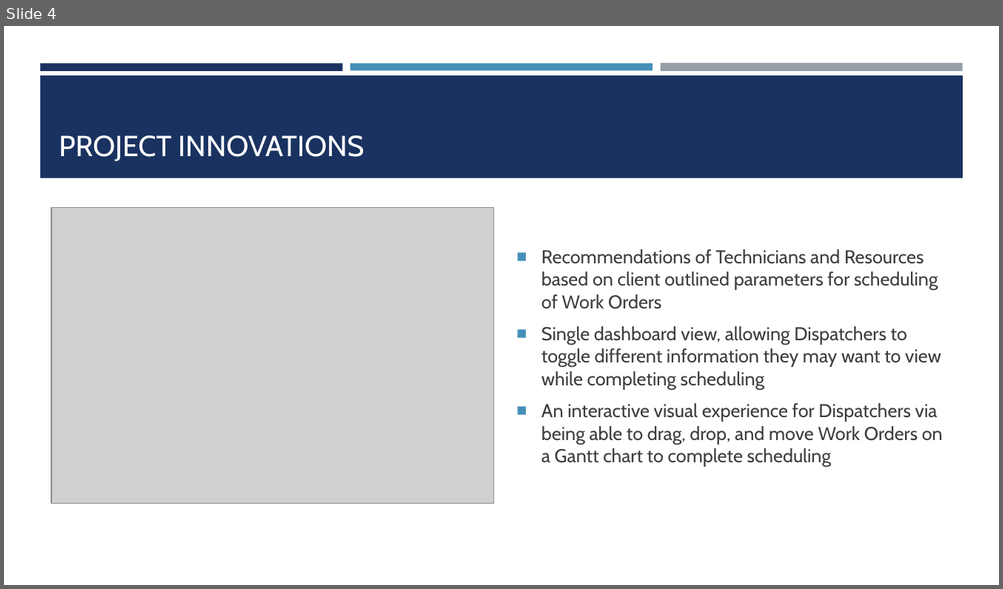
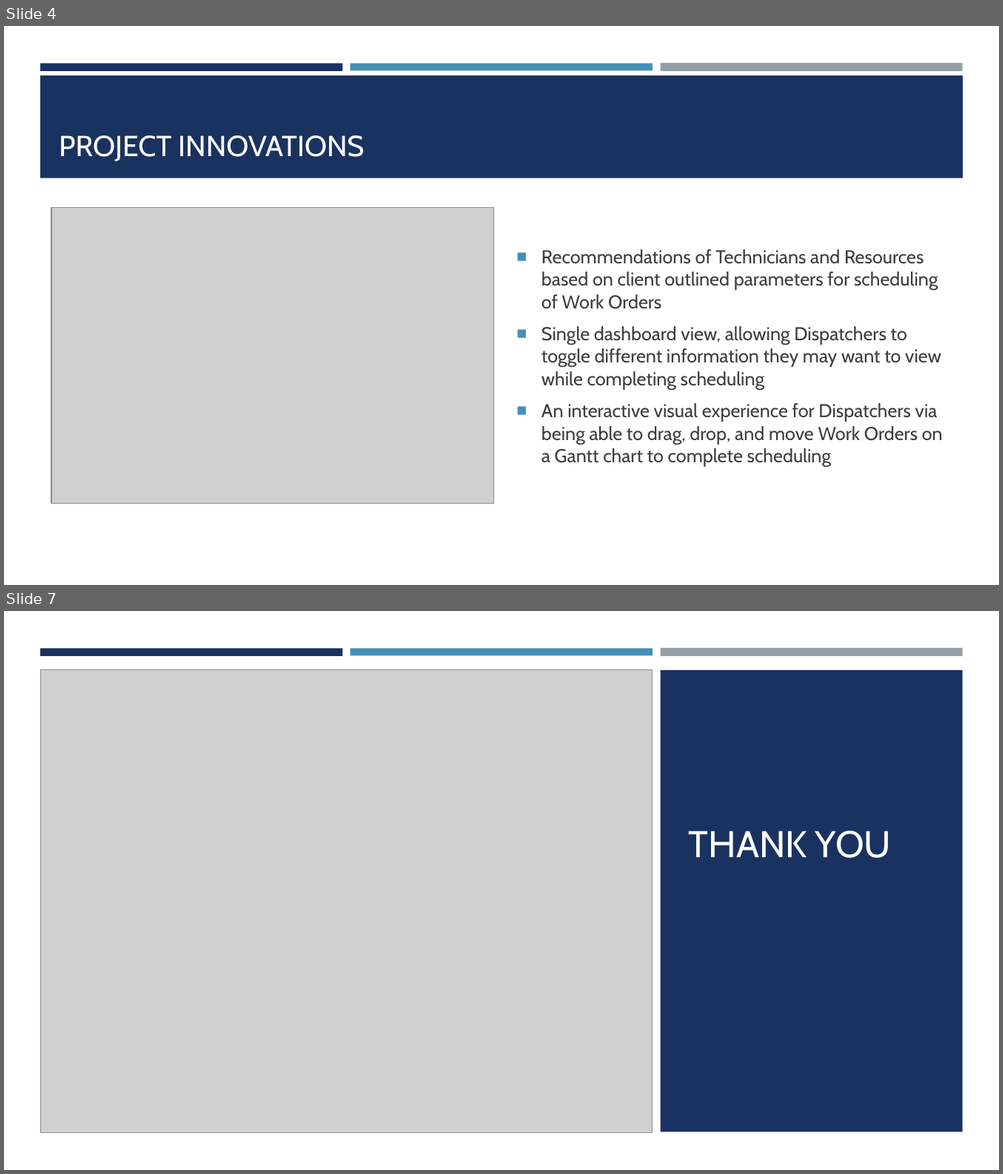
Before and after one commit to cynslcheng/CapstoneDocuments, a slide deck: CapstonePowerPoint.pptx. Shown one above the other, each under a label of ours: slide 4 before the commit, slides 4 and 7 after it; the slides between them are not shown. The pictures are 1003x589 and 1003x1174 pixels, drawn with LibreOffice and Linux fonts; fonts in the diff are those of the drawing; grey boxes stand for pictures. Boxes give left, top, right and bottom in pixels: in the first picture for what was removed or moved away, otherwise in the second. Text is boxed around its words. In the diff, an @@ line names an element or a change of style, - is before the commit and + after.

```diff
--- a/CapstonePowerPoint.pptx
+++ b/CapstonePowerPoint.pptx
@@ slide 7 added at (x1=4, y1=611, x2=999, y2=1170), background #FFFFFF @@
@@ rectangle added at (x1=4, y1=611, x2=999, y2=1170), fill #FFFFFF @@
@@ rectangle added at (x1=40, y1=648, x2=343, y2=655), fill #1A3260 @@
@@ rectangle added at (x1=350, y1=648, x2=652, y2=655), fill #4590B8 @@
@@ rectangle added at (x1=660, y1=648, x2=962, y2=657), fill #969FA7 @@
@@ picture added at (x1=40, y1=670, x2=652, y2=1133) @@
@@ rectangle added at (x1=660, y1=670, x2=962, y2=1133), fill #1A3260 @@
@@ title added at (x1=688, y1=831, x2=891, y2=858), 36 pt, text #FFFFFF @@
+THANK YOU
```
Also in this commit, not shown: 4 slides changed.
